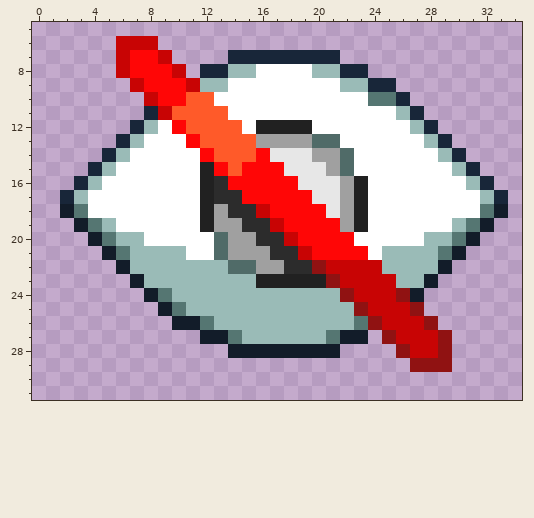
Edited in one commit: pixel-art sprite (textures/ui/blindness_effect.png). Above is the file before it was changed.
The file is 36x36 pixels. Shown: x 0..34, y 5..31.
New version:
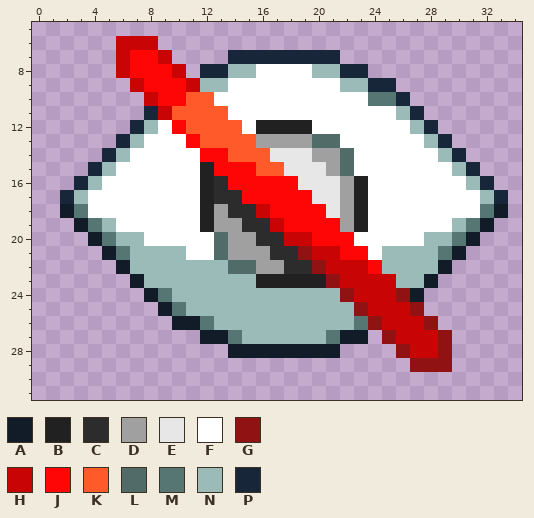
Palette (. is transparent): A #121c29  B #212121  C #2c2c2c  D #a0a0a0  E #e7e7e7  F #ffffff  G #901212  H #c80404  J #ff0606  K #ff5a29  L #506b68  M #557672  N #9abbb7  P #182639
The exact change:
Changed rows in their new state; - is an unchanged pixel.
first column x 13:
14 J--K-
15 -J-KK
first column x 19:
20 H-----
21 GHH---
22 -----J
